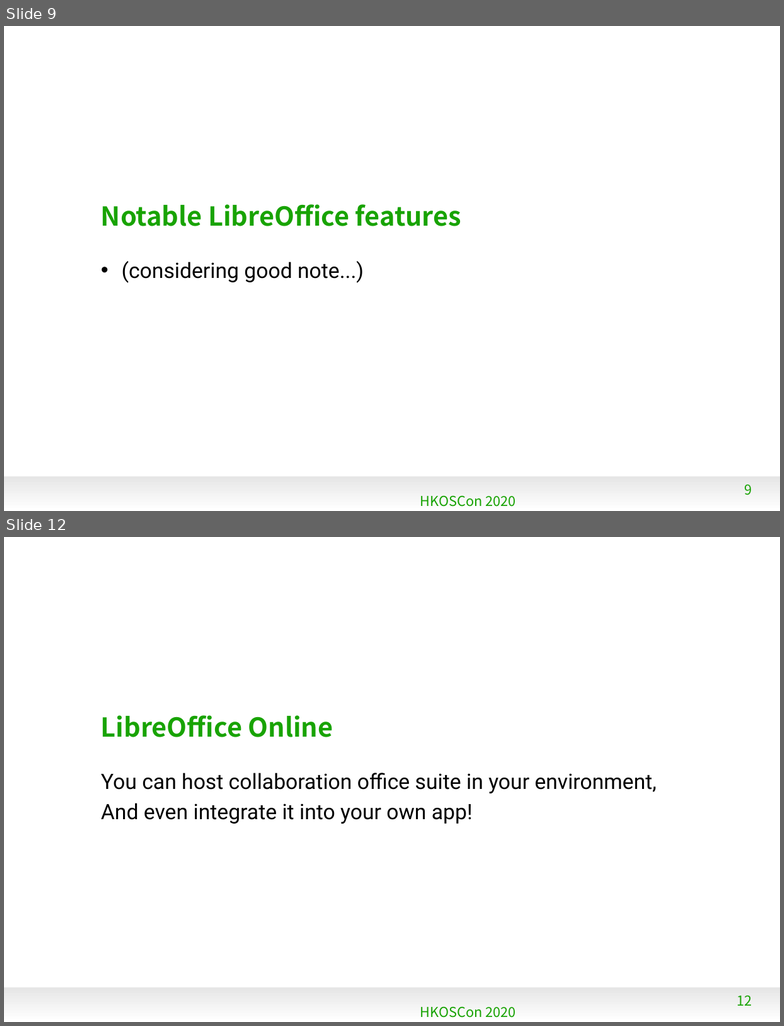
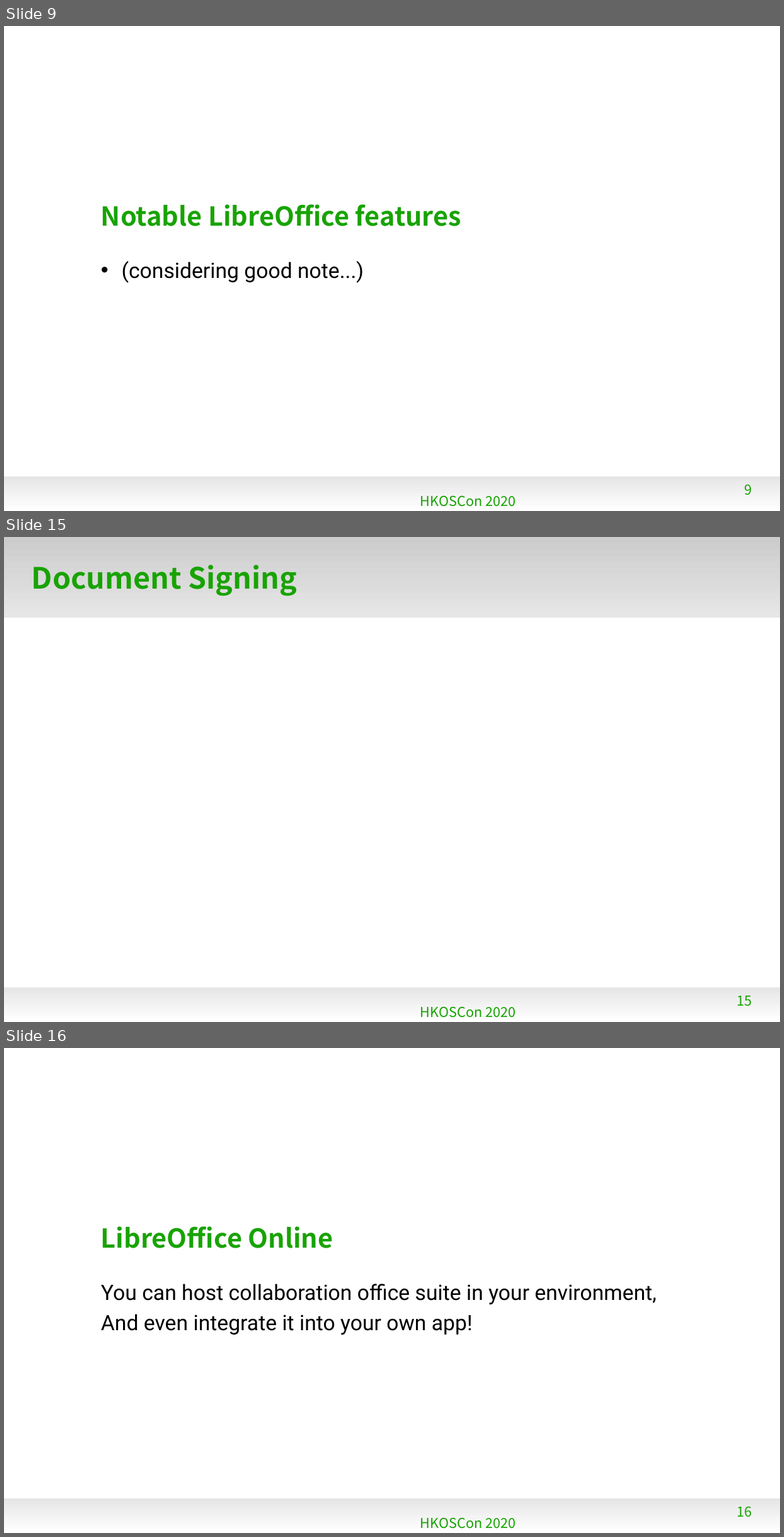
Before and after one commit to naruoga/KantoLibreOffice, a slide deck: others/202006-HKOSCon-LibO.odp. Shown one above the other, each under a label of ours: slides 9 and 12 before the commit, slides 9, 15 and 16 after it; the slides between them are not shown. The pictures are 784x1026 and 784x1537 pixels, drawn with LibreOffice and Linux fonts; fonts in the diff are those of the drawing; background and template pictures are left out. Boxes give left, top, right and bottom in pixels: in the first picture for what was removed or moved away, otherwise in the second. Text is boxed around its words. In the diff, an @@ line names an element or a change of style, - is before the commit and + after.

Commit message:
WIP: HKOSCon

```diff
--- a/others/202006-HKOSCon-LibO.odp
+++ b/others/202006-HKOSCon-LibO.odp
@@ slide 15 added at (x1=4, y1=537, x2=780, y2=1022), background #FFFFFF; not listed: 1 template element that a slide beside it also shows @@
@@ rectangle added at (x1=4, y1=537, x2=780, y2=618), fill gradient #CCCCCC to #E6E6E6 @@
@@ title added at (x1=32, y1=565, x2=297, y2=596), 30 pt, text #18A303, bold @@
+Document Signing
@@ text added at (x1=420, y1=1006, x2=516, y2=1018), 14 pt, text #18A303 @@
+HKOSCon 2020
@@ page number added at (x1=737, y1=996, x2=752, y2=1006), 14 pt, text #18A303 @@
+15
@@ what was slide 12 is now slide 16 @@
@@ page number at (x1=737, y1=1507, x2=752, y2=1517): text changed @@
-12
+16
```
Also in this commit, not shown: 3 slides changed, 3 other slides added.
